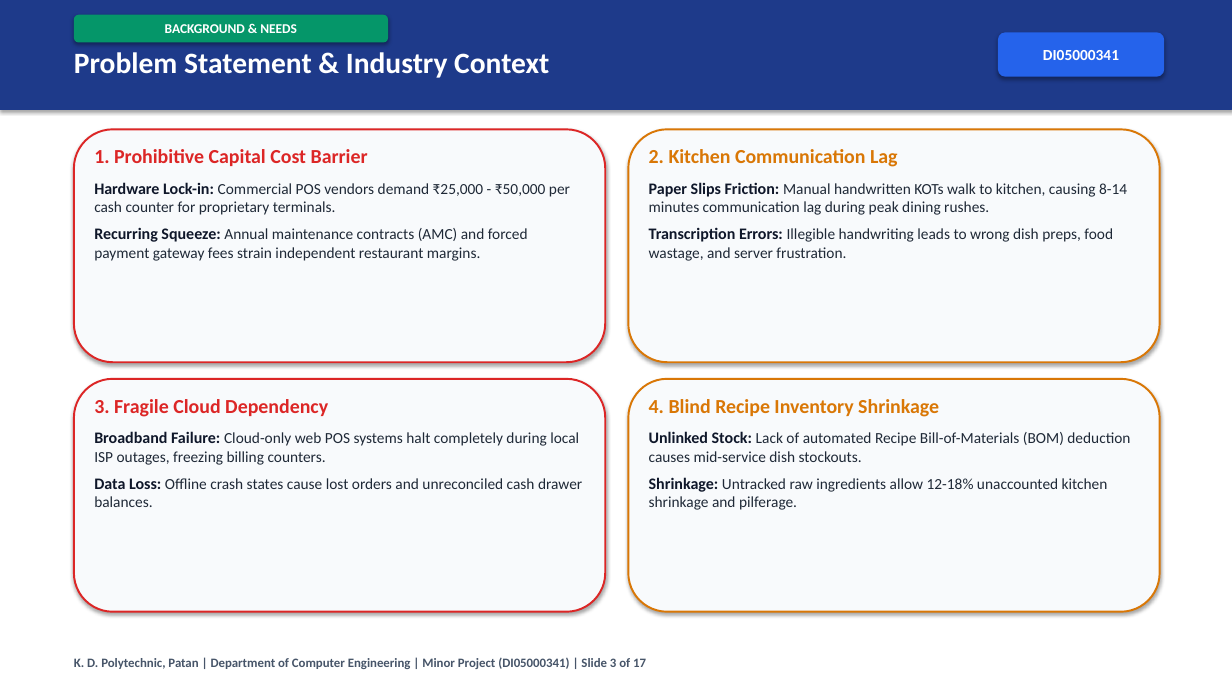
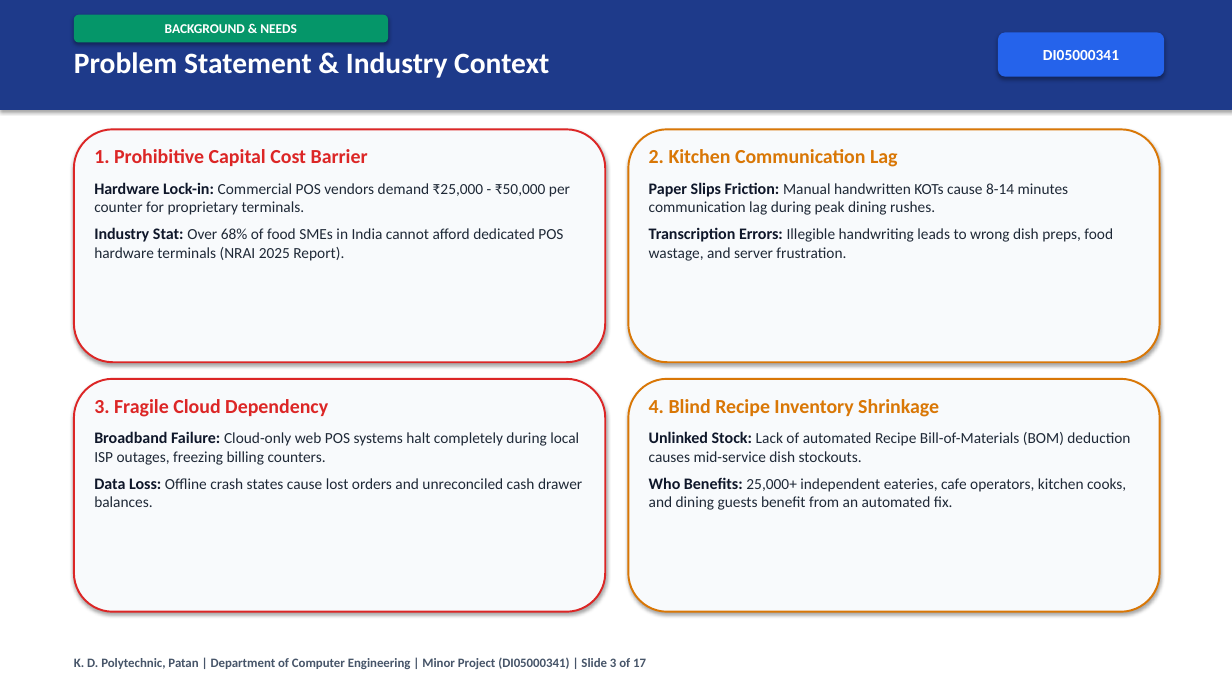
Before and after one commit to Shubh-Patel-07/DineFlow-AI, a slide deck: slide 3 of docs/DineFlow_AI_GTU_Minor_Project_Presentation.pptx. Drawn at 1232x693 pixels with LibreOffice and Linux fonts; fonts in the diff are those of the drawing. Boxes give left, top, right and bottom in pixels: in the first picture for what was removed or moved away, otherwise in the second. Text is boxed around its words. In the diff, an @@ line names an element or a change of style, - is before the commit and + after.

Commit message:
docs(gtu): align Slide 3 industry stats and Slide 11 4-stage build sequence with GTU demo PPT template

```diff
--- a/docs/DineFlow_AI_GTU_Minor_Project_Presentation.pptx
+++ b/docs/DineFlow_AI_GTU_Minor_Project_Presentation.pptx
@@ text at [94, 182, 570, 261]: text changed @@
-Hardware Lock-in: Commercial POS vendors demand ₹25,000 - ₹50,000 per cash counter for proprietary terminals.
-Recurring Squeeze: Annual maintenance contracts (AMC) and forced payment gateway fees strain independent restaurant margins.
+Hardware Lock-in: Commercial POS vendors demand ₹25,000 - ₹50,000 per counter for proprietary terminals.
+Industry Stat: Over 68% of food SMEs in India cannot afford dedicated POS hardware terminals (NRAI 2025 Report).
@@ text at [649, 182, 1069, 215]: text changed @@
-Paper Slips Friction: Manual handwritten KOTs walk to kitchen, causing 8-14 minutes communication lag during peak dining rushes.
+Paper Slips Friction: Manual handwritten KOTs cause 8-14 minutes communication lag during peak dining rushes.
@@ text at [649, 477, 1126, 510]: text changed @@
-Shrinkage: Untracked raw ingredients allow 12-18% unaccounted kitchen shrinkage and pilferage.
+Who Benefits: 25,000+ independent eateries, cafe operators, kitchen cooks, and dining guests benefit from an automated fix.
```
Also in this commit, not shown: 1 other slide changed.
